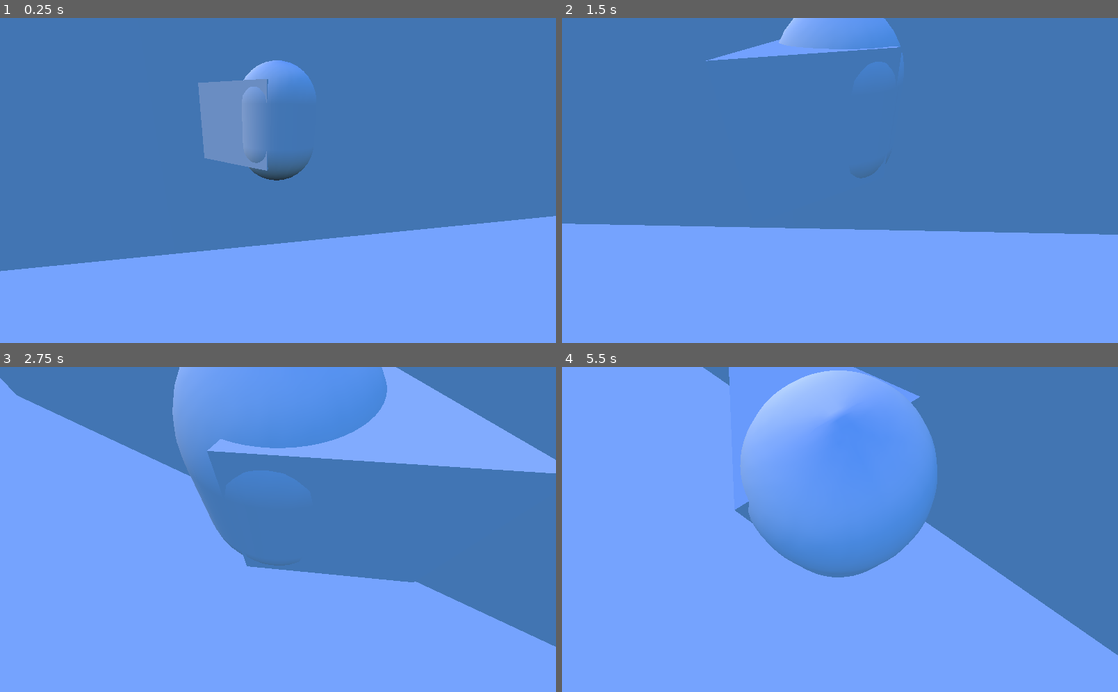
Above: before the commit, frames 1-4 (two rows, left to right).
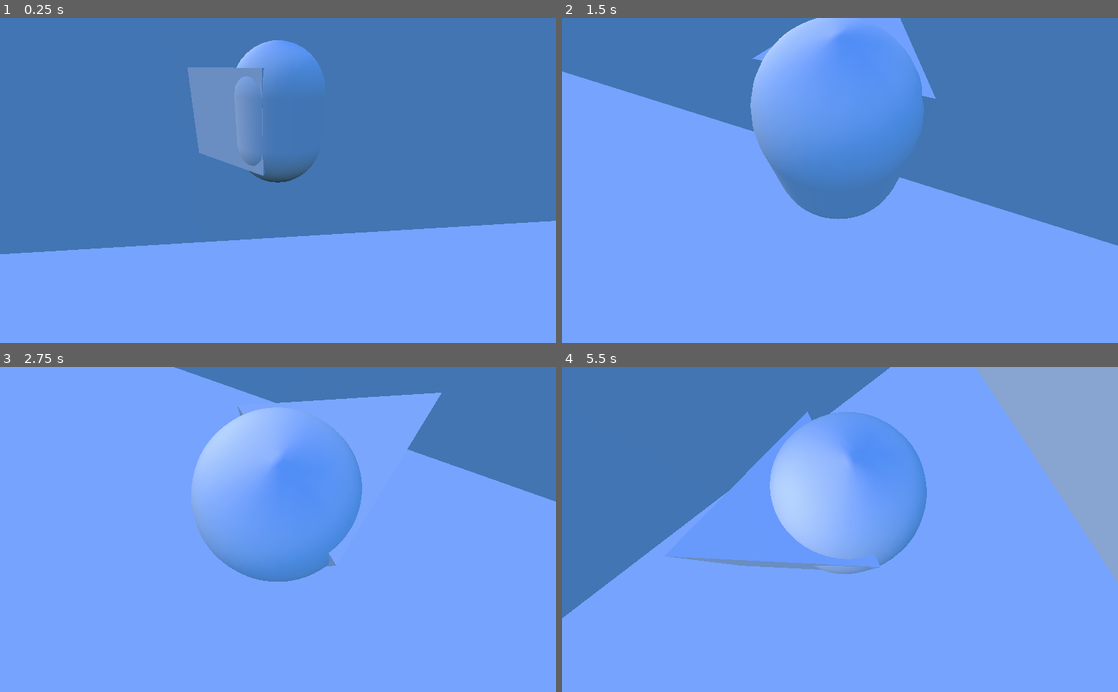
Above: after the commit, the same moments.

Repository: QbieShay/GodotSpringArm
Game: Godot game, scene res://main.tscn
Two runs of this game, one before a commit and one after it. Both use one fixed random seed, a clock stepped at 60 frames per second and the inputs below. The project has no main scene, so this scene is started directly.
Inputs:
- Up to frame 1 (0.25 s): no input
- Up to frame 2 (1.5 s): hold Right (ui_right) 0.53-1.28 s; hold Down (ui_down) from 1.28 s (still down)
- Up to frame 3 (2.75 s): release Down (ui_down) at 2.03 s; hold Right (ui_right) from 2.03 s (still down)
- Up to frame 4 (5.5 s): release Right (ui_right) at 2.78 s; hold Up (ui_up) 2.78-3.53 s; hold Left (ui_left) 3.53-5.03 s; hold Down (ui_down) from 5.03 s (still down)

The runs differ from the first frame. In frame 1, 4.3% of the frame differs, in the area x 0-100%, y 6-78%; in frame 2, 30%; in frame 3, 42%; in frame 4, 55%, in the area x 0-100%, y 0-89%.

Commit message:
now the character moves properly

Diff:
--- a/3rdPersonCharacter.gd
+++ b/3rdPersonCharacter.gd
@@ -1,7 +1,7 @@
 extends KinematicBody
 
-var SPEED = 2
-var ANGLE_SPEED = 15
+var SPEED = 5
+var ANGLE_SPEED = 10
 
 func _ready():
 	get_node("../Spring").target = self
@@ -26,4 +26,4 @@
 
 func _process(delta):
 	global_rotate( Vector3(0,1,0), rot * ANGLE_SPEED* delta)
-	global_transform.origin += -global_transform.basis.z * SPEED * delta
+	global_transform.origin += -global_transform.basis.z * SPEED * delta * fw
--- a/main.tscn
+++ b/main.tscn
@@ -140,7 +140,7 @@
 
 transform = Transform( 1, 0, 0, 0, 1, 0, 0, 0, 1, -9.3855, 3.1041, 0 )
 spring_max_length = 5
-smoothness = 0.3
+smoothness = 1.0
 
 [node name="Camera" type="Camera" parent="Spring" index="1"]
 
